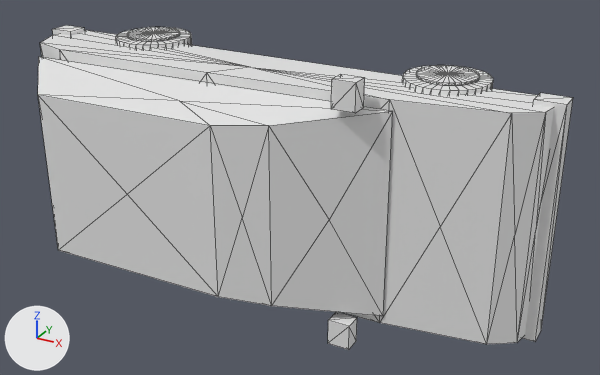
Before and after pictures for a commit that changed the OBJ model apps/testapp/resources/demo_016_city_hatchback_mesh.obj.
Camera for both pictures: a 50 mm camera at (3.14, -5.71, 2.5) aimed at (0.38, -0.69, -0.01). The axes (+X, +Y, +Z) are drawn at lower left. The lights are the same throughout. The older version comes first. Mesh edges are drawn as thin lines. Where no turn or scale is listed for an object, it has been applied to the vertices.

Objects in the first picture: 'demo_016_city_hatchback_mesh'.
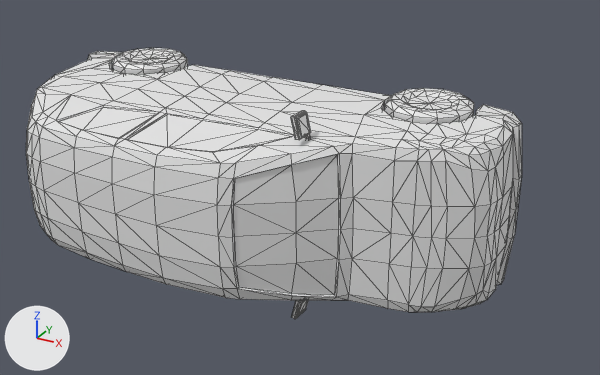
Edits to the bpy script that builds the scene:
```text
Change me_demo_016_city_hatchback_mesh:
    used by ob_demo_016_city_hatchback_mesh; location = (0.0, 0.0, 0.0)
    remove me_demo_016_city_hatchback_mesh.from_pydata(...)  # 611 vertices, 1164 faces; spans x -2.12..2.2, y -1.45..0.0, z -1.0..1.0
    add me_demo_016_city_hatchback_mesh.from_pydata(...)  # 870 vertices, 1686 faces; spans x -1.91..1.91, y -1.74..0.0, z -0.76..0.76
    me_demo_016_city_hatchback_mesh part 1: the loose piece of 35 vertices spanning x -2.05..2.13, y -0.95..-0.33, z -0.85..0.85 is rebuilt with 494 vertices and now spans x -1.91..1.91, y -1.74..-0.16, z -0.68..0.68
    me_demo_016_city_hatchback_mesh part 2: a new loose piece of 158 vertices spanning x 0.9..1.54, y -0.63..0.0, z -0.7..0.7
    me_demo_016_city_hatchback_mesh part 3: a new loose piece of 158 vertices spanning x -1.59..-0.95, y -0.63..0.0, z -0.7..0.7
    me_demo_016_city_hatchback_mesh part 4: a new loose piece of 30 vertices spanning x 0.62..0.7, y -1.26..-1.12, z 0.56..0.76
    me_demo_016_city_hatchback_mesh part 5: a new loose piece of 30 vertices spanning x 0.62..0.7, y -1.26..-1.12, z -0.76..-0.56
    me_demo_016_city_hatchback_mesh part 6: 8 loose pieces with 296 vertices, spanning x -2.12..2.2, y -1.11..-0.09, z -1.0..1.0, are deleted
    me_demo_016_city_hatchback_mesh part 7
    280 vertices are removed from x -1.88..1.65, y -1.45..0.0, z -0.88..0.88
    538 faces are deleted
```

Changed parts and their boxes (x1, y1, x2, y2) in the pictures (600 x 375 px):
'demo_016_city_hatchback_mesh', reshaped (7% narrower, 17% shorter)
    before: (38, 25, 573, 350)
    after: (26, 48, 522, 319)
part 1 of me_demo_016_city_hatchback_mesh, rebuilt (17% shorter)
    before: (40, 30, 554, 344)
    after: (26, 51, 522, 312)
part 2 of me_demo_016_city_hatchback_mesh, added
    after: (385, 88, 474, 124)
part 3 of me_demo_016_city_hatchback_mesh, added
    after: (112, 48, 188, 74)
part 4 of me_demo_016_city_hatchback_mesh, added
    after: (291, 111, 311, 140)
part 5 of me_demo_016_city_hatchback_mesh, added
    after: (292, 300, 308, 319)
part 6 of me_demo_016_city_hatchback_mesh, deleted
    before: (52, 25, 573, 350)
part 7 of me_demo_016_city_hatchback_mesh, deleted
    before: (38, 27, 493, 316)
